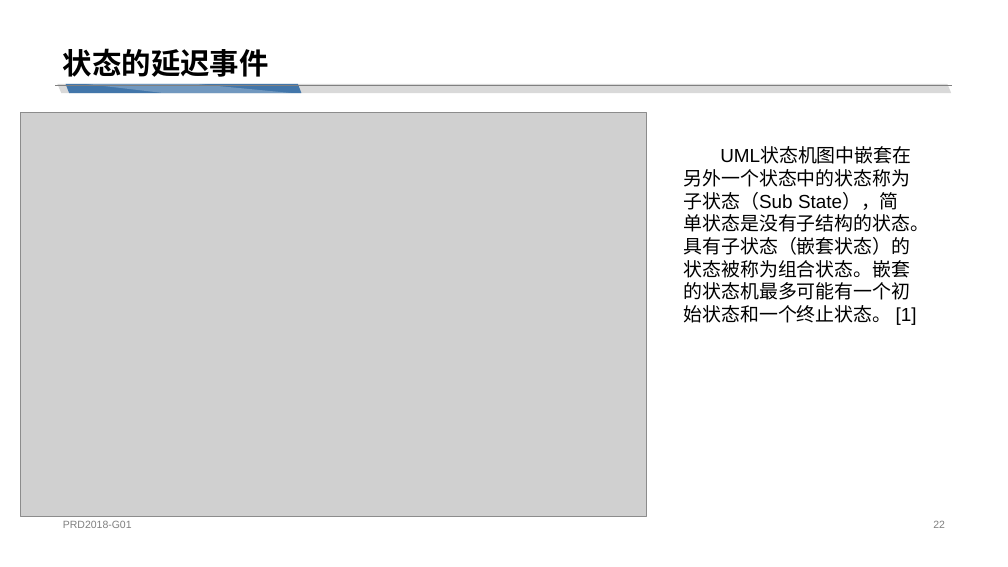
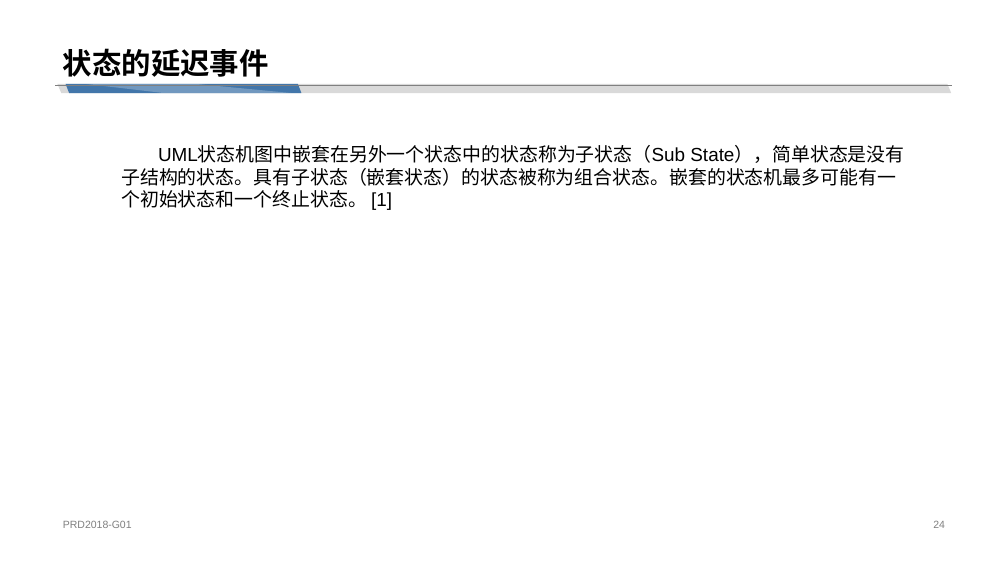
Before and after one commit to cchello/PRD2018-G01, a slide deck: slide 24 of 非受控文档/翻转PPT/UML基础Ⅳ：综合应用及问题解答.pptx (slide 22 before the commit). Drawn at 1008x567 pixels with LibreOffice and Linux fonts; fonts in the diff are those of the drawing; grey boxes stand for pictures. Boxes give left, top, right and bottom in pixels: in the first picture for what was removed or moved away, otherwise in the second. Text is boxed around its words. In the diff, an @@ line names an element or a change of style, - is before the commit and + after.

```diff
--- a/非受控文档/翻转PPT/UML基础Ⅳ：综合应用及问题解答.pptx
+++ b/非受控文档/翻转PPT/UML基础Ⅳ：综合应用及问题解答.pptx
@@ picture removed at bbox=[20, 113, 647, 516] @@
@@ text "UML状态机图中嵌套在另外一个状态中的状态称为子状态（Sub State），简单状态是没有子结构的状态。具有子状态（嵌套 ..." rewrapped from bbox=[684, 192, 930, 325] to bbox=[121, 146, 904, 210] @@
@@ page number at bbox=[933, 521, 945, 528]: text changed @@
-22
+24
```
Also in this commit, not shown: 2 other slides changed, 4 slides added.
